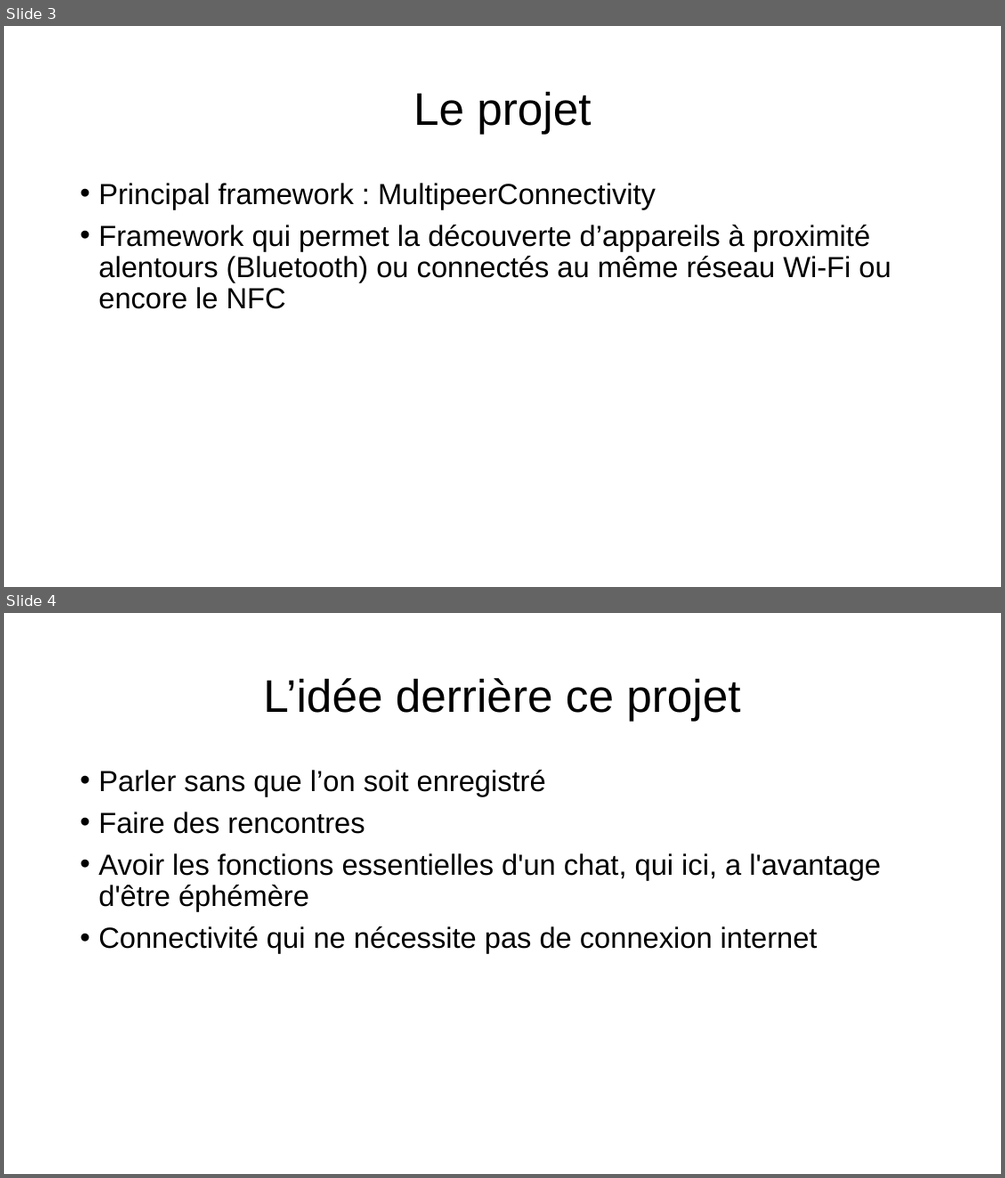
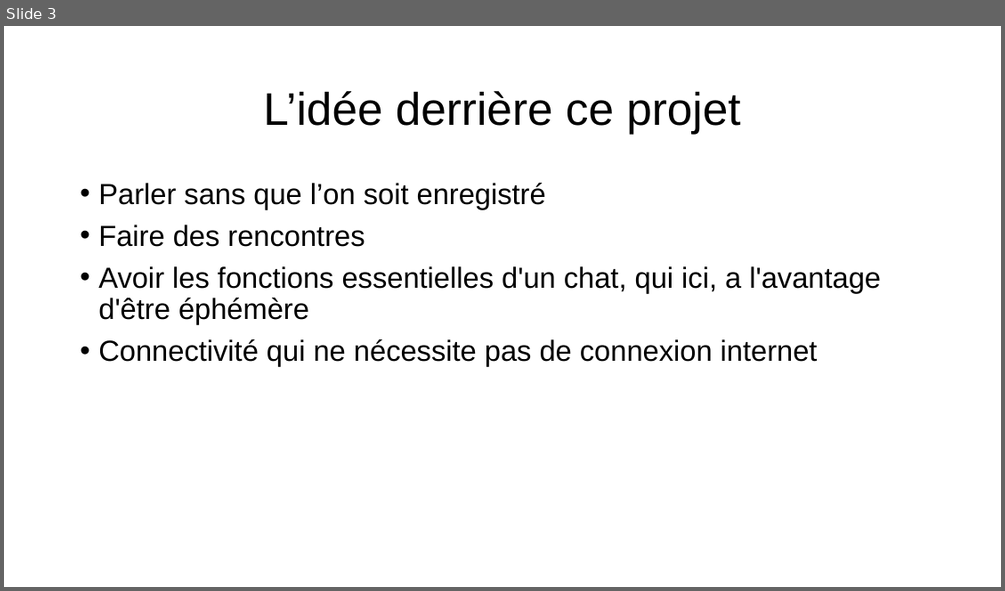
Before and after one commit to 0nza1101/Connect, a slide deck: Ressources/presentation_projet_connect.pptx. Shown one above the other, each under a label of ours: slides 3 and 4 before the commit, slide 3 after it. The pictures are 1005x1178 and 1005x591 pixels, drawn with LibreOffice and Linux fonts; fonts in the diff are those of the drawing. Boxes give left, top, right and bottom in pixels: in the first picture for what was removed or moved away, otherwise in the second. Text is boxed around its words. In the diff, an @@ line names an element or a change of style, - is before the commit and + after.

```diff
--- a/Ressources/presentation_projet_connect.pptx
+++ b/Ressources/presentation_projet_connect.pptx
@@ slide 3 removed at box(4, 26, 1001, 587), background #FFFFFF @@
@@ title removed at box(413, 91, 591, 134) @@
-Le projet
@@ text removed at box(98, 183, 890, 309) @@
-• Principal framework : MultipeerConnectivity
-• Framework qui permet la découverte d’appareils à proximité alentours (Bluetooth) ou connectés au même réseau Wi-Fi ou encore le NFC
@@ what was slide 4 is now slide 3 @@
```
Also in this commit, not shown: 4 slides changed, 1 slide added, 4 other slides removed.
